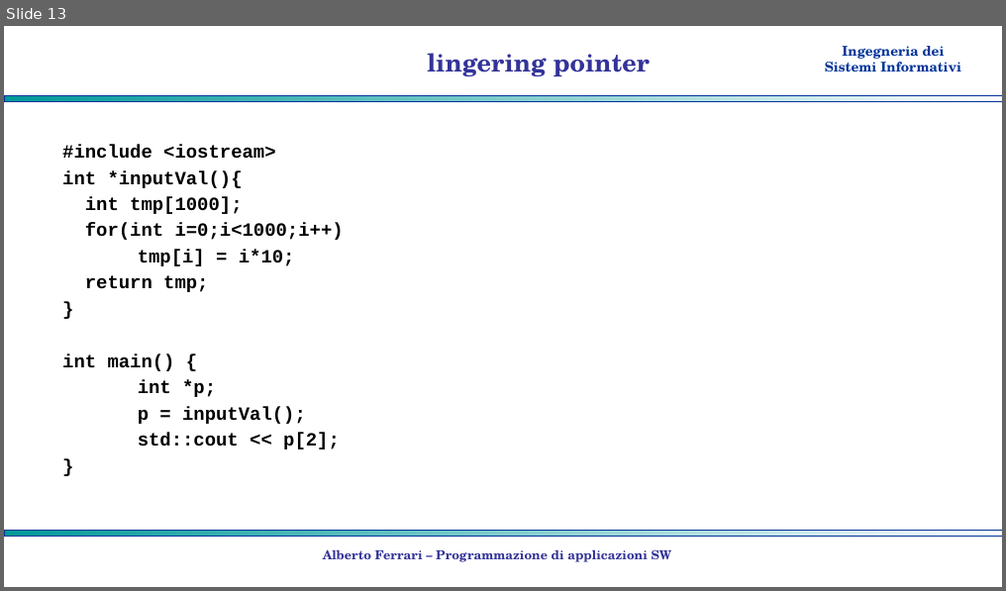
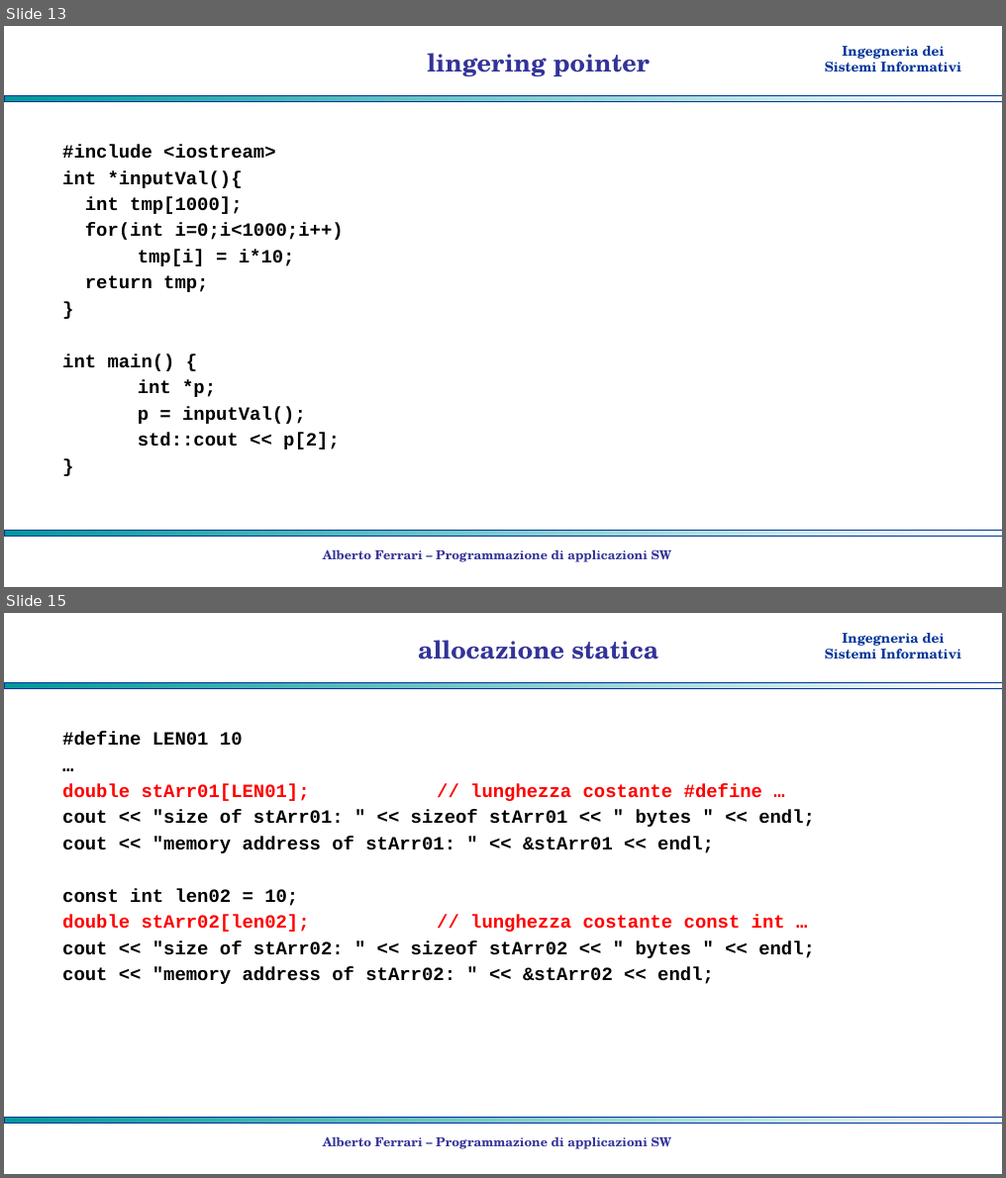
Before and after one commit to albertoferrari/pasw, a slide deck: lezioni/PASW03b - C++ puntatori.pptx. Shown one above the other, each under a label of ours: slide 13 before the commit, slides 13 and 15 after it; the slides between them are not shown. The pictures are 1006x591 and 1006x1178 pixels, drawn with LibreOffice and Linux fonts; fonts in the diff are those of the drawing; background and template pictures are left out. Boxes give left, top, right and bottom in pixels: in the first picture for what was removed or moved away, otherwise in the second. Text is boxed around its words. In the diff, an @@ line names an element or a change of style, - is before the commit and + after.

```diff
--- a/lezioni/PASW03b - C++ puntatori.pptx
+++ b/lezioni/PASW03b - C++ puntatori.pptx
@@ slide 15 added at (x1=4, y1=613, x2=1002, y2=1174), background #FFFFFF; not listed: 3 template elements that a slide beside it also shows @@
@@ title added at (x1=418, y1=640, x2=658, y2=660), 24 pt, text #333399, bold @@
+allocazione statica
@@ text added at (x1=62, y1=732, x2=815, y2=984), 18 pt, text #000000, bold @@
+#define LEN01 10
+…
+double stArr01[LEN01]; // lunghezza costante #define …
+cout << "size of stArr01: " << sizeof stArr01 << " bytes " << endl;
+cout << "memory address of stArr01: " << &stArr01 << endl;
+const int len02 = 10;
+double stArr02[len02]; // lunghezza costante const int …
+cout << "size of stArr02: " << sizeof stArr02 << " bytes " << endl;
+cout << "memory address of stArr02: " << &stArr02 << endl;
@@ text added at (x1=323, y1=1137, x2=672, y2=1150), 12 pt, text #333399, bold @@
+Alberto Ferrari – Programmazione di applicazioni SW
```
Also in this commit, not shown: 3 other slides added, 1 other file.
